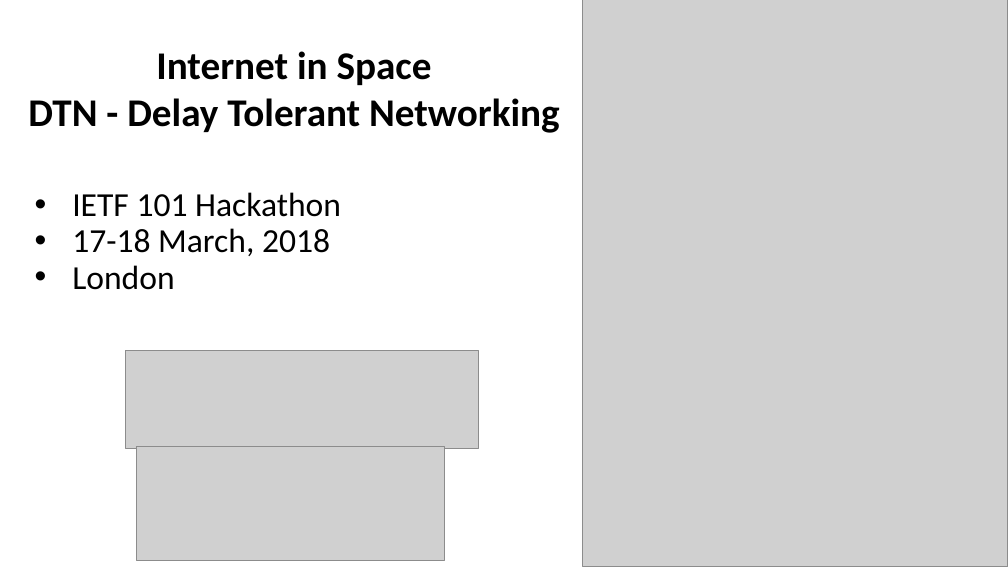
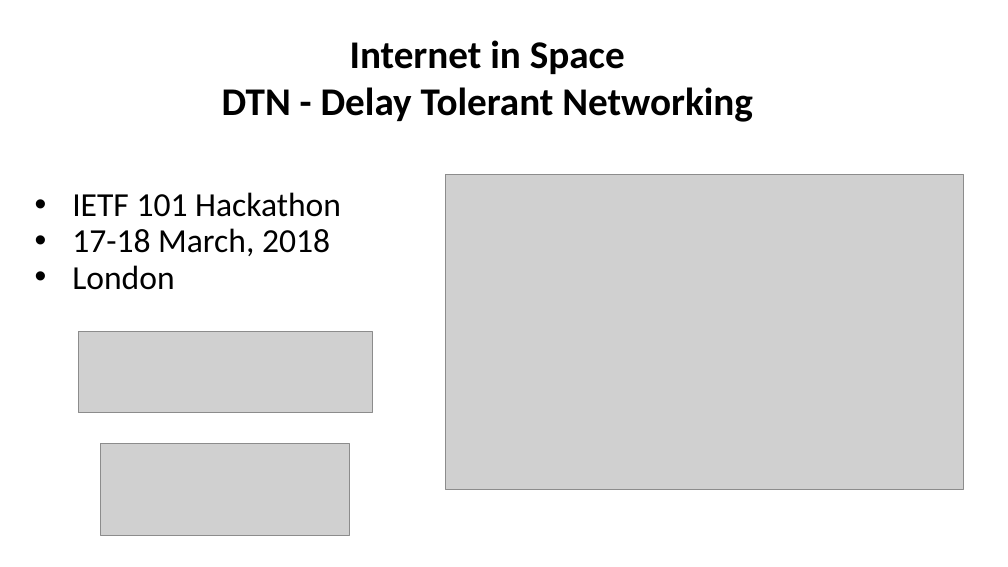
Before and after one commit to IETF-Hackathon/ietf101-project-presentations, a slide deck: slide 1 of DTN/DTN-London-IETF-101.pptx. Drawn at 1008x567 pixels with LibreOffice and Linux fonts; fonts in the diff are those of the drawing; grey boxes stand for pictures. Boxes give left, top, right and bottom in pixels: in the first picture for what was removed or moved away, otherwise in the second. Text is boxed around its words. In the diff, an @@ line names an element or a change of style, - is before the commit and + after.

```diff
--- a/DTN/DTN-London-IETF-101.pptx
+++ b/DTN/DTN-London-IETF-101.pptx
@@ text "Internet in Space": place and size @@
-text "Internet in Space" at box(28, 51, 560, 133)
+text "Internet in Space" at box(222, 40, 753, 122)
@@ picture removed at box(583, 0, 1008, 566) @@
@@ picture added at box(446, 174, 964, 489) @@
@@ picture: place and size @@
-picture at box(126, 351, 479, 449)
+picture at box(79, 332, 373, 413)
@@ picture: place and size @@
-picture at box(137, 447, 445, 560)
+picture at box(101, 444, 350, 535)
```
Also in this commit, not shown: 1 other file.
